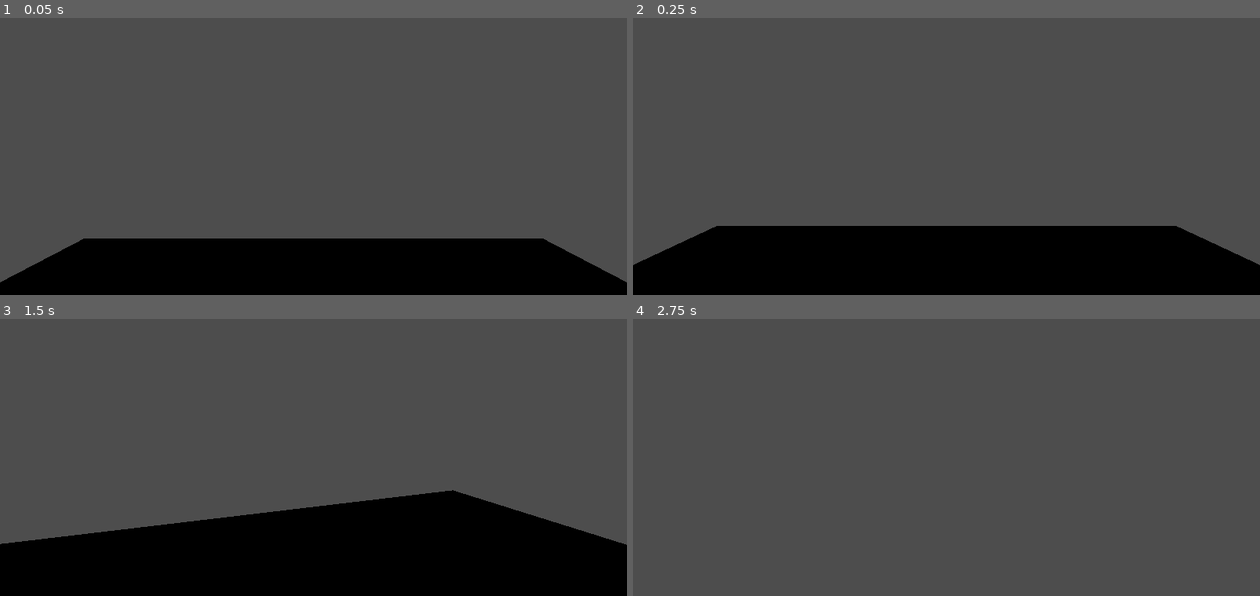
Above: before the commit, frames 1-4 (two rows, left to right).
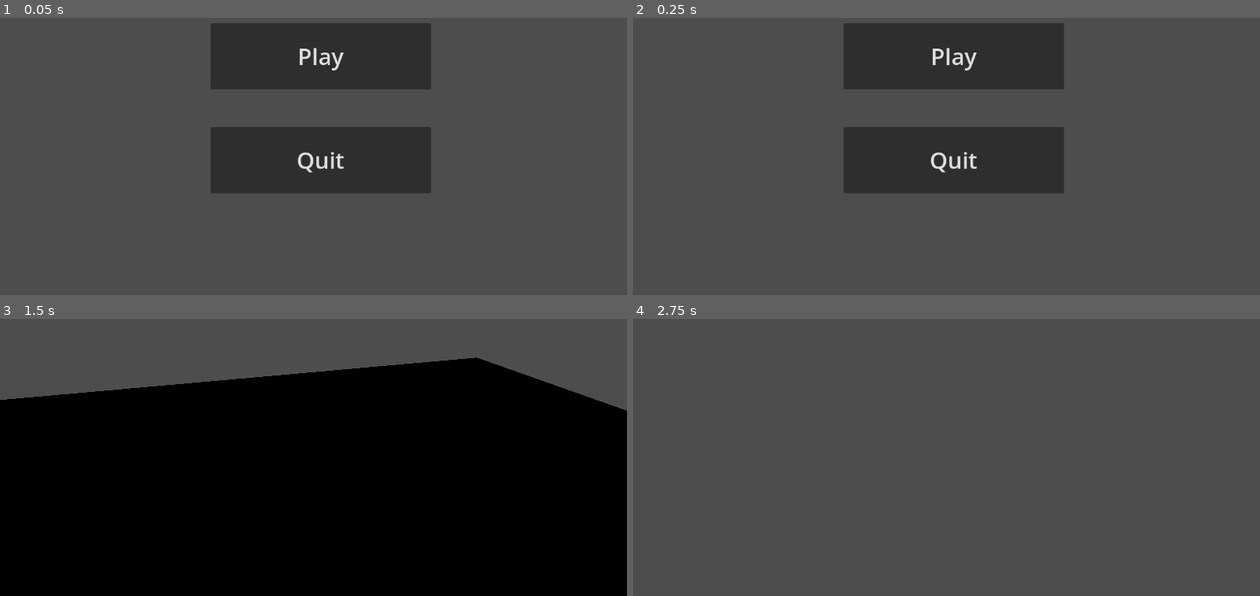
Above: after the commit, the same moments.

Repository: Garazhe/ps-horror
Game: Godot game, scene res://ui/menus/menu.tscn
Same seed, same stepped clock (60 frames per second), same inputs: the game is played once before the commit and once after it. Before the commit the project starts from res://levels/test_room/floor.tscn.
Inputs (mouse positions are in pixels of both pictures, inside the frame that each line leads up to):
- Up to frame 1 (0.05 s): no input
- Up to frame 2 (0.25 s): no input
- Up to frame 3 (1.5 s): click (319, 357) at 0.5 s, where only the run after the commit has a clickable "Play"; tap Enter (ui_accept) at 1.25 s; move the mouse to (344, 418) at 1.27 s; hold Up (ui_up) from 1.28 s (still down)
- Up to frame 4 (2.75 s): keep holding Up (ui_up); tap Enter (ui_accept) at 1.52, 2.27 s; move the mouse to (915, 421) at 2.02 s

The runs differ from the first frame. In frame 1, 35% of the frame differs, in the area x 0-100%, y 1-100%; in frame 2, 40%; in frame 3, 50%, in the area x 0-100%, y 13-82%; in frame 4, nothing differs.

Commit message:
Added main menu
-sheep

Diff:
--- a/levels/test_room/floor.tscn
+++ b/levels/test_room/floor.tscn
@@ -2,7 +2,6 @@
 
 [ext_resource type="Script" uid="uid://byhjkm4ksd1g0" path="res://levels/test_room/floor.gd" id="1_728dk"]
 [ext_resource type="PackedScene" uid="uid://b2h14uk6anwsi" path="res://entities/player/player.tscn" id="1_tciw1"]
-[ext_resource type="PackedScene" uid="uid://evns7vu6vfsn" path="res://assets/models/Овца.glb" id="3_a2jhn"]
 
 [node name="Node3D" type="Node3D" unique_id=255792297]
 script = ExtResource("1_728dk")
@@ -13,6 +12,3 @@
 
 [node name="Player" parent="floor" unique_id=1199600279 instance=ExtResource("1_tciw1")]
 transform = Transform3D(1, 0, 0, 0, 1, 0, 0, 0, 1, 0, 2.5758574, 0)
-
-[node name="Овца" parent="." unique_id=478385762 instance=ExtResource("3_a2jhn")]
-transform = Transform3D(1, 0, 0, 0, 1, 0, 0, 0, 1, -2.3707633, 2.7406044, 2.4838505)
--- a/project.godot
+++ b/project.godot
@@ -11,7 +11,7 @@
 [application]
 
 config/name="ps-horror"
-run/main_scene="uid://dauy2cgvaocqk"
+run/main_scene="uid://bew5g0mylme4a"
 config/features=PackedStringArray("4.6", "Forward Plus")
 config/icon="res://icon.svg"
 
--- /dev/null
+++ b/ui/menus/menu.gd
@@ -0,0 +1,7 @@
+extends Node2D
+
+func _on_quit_pressed() -> void:
+	get_tree().quit()
+
+func _on_play_pressed() -> void:
+	get_tree().change_scene_to_file("res://levels/test_room/floor.tscn")
--- /dev/null
+++ b/ui/menus/menu.tscn
@@ -0,0 +1,25 @@
+[gd_scene format=3 uid="uid://bew5g0mylme4a"]
+
+[ext_resource type="Script" uid="uid://bqk0h63aiirrg" path="res://ui/menus/menu.gd" id="1_q68ay"]
+
+[node name="Menu" type="Node2D" unique_id=1600164647]
+script = ExtResource("1_q68ay")
+
+[node name="Play" type="Button" parent="." unique_id=801858029]
+offset_left = 387.0
+offset_top = 148.0
+offset_right = 792.0
+offset_bottom = 270.0
+theme_override_font_sizes/font_size = 42
+text = "Play"
+
+[node name="Quit" type="Button" parent="." unique_id=89377879]
+offset_left = 387.0
+offset_top = 339.0
+offset_right = 792.0
+offset_bottom = 461.0
+theme_override_font_sizes/font_size = 42
+text = "Quit"
+
+[connection signal="pressed" from="Play" to="." method="_on_play_pressed"]
+[connection signal="pressed" from="Quit" to="." method="_on_quit_pressed"]
Binary file removed: assets/models/Овца.glb
Not shown, removed: assets/models/Овца.glb.import
Not shown, added: ui/menus/menu.gd.uid
